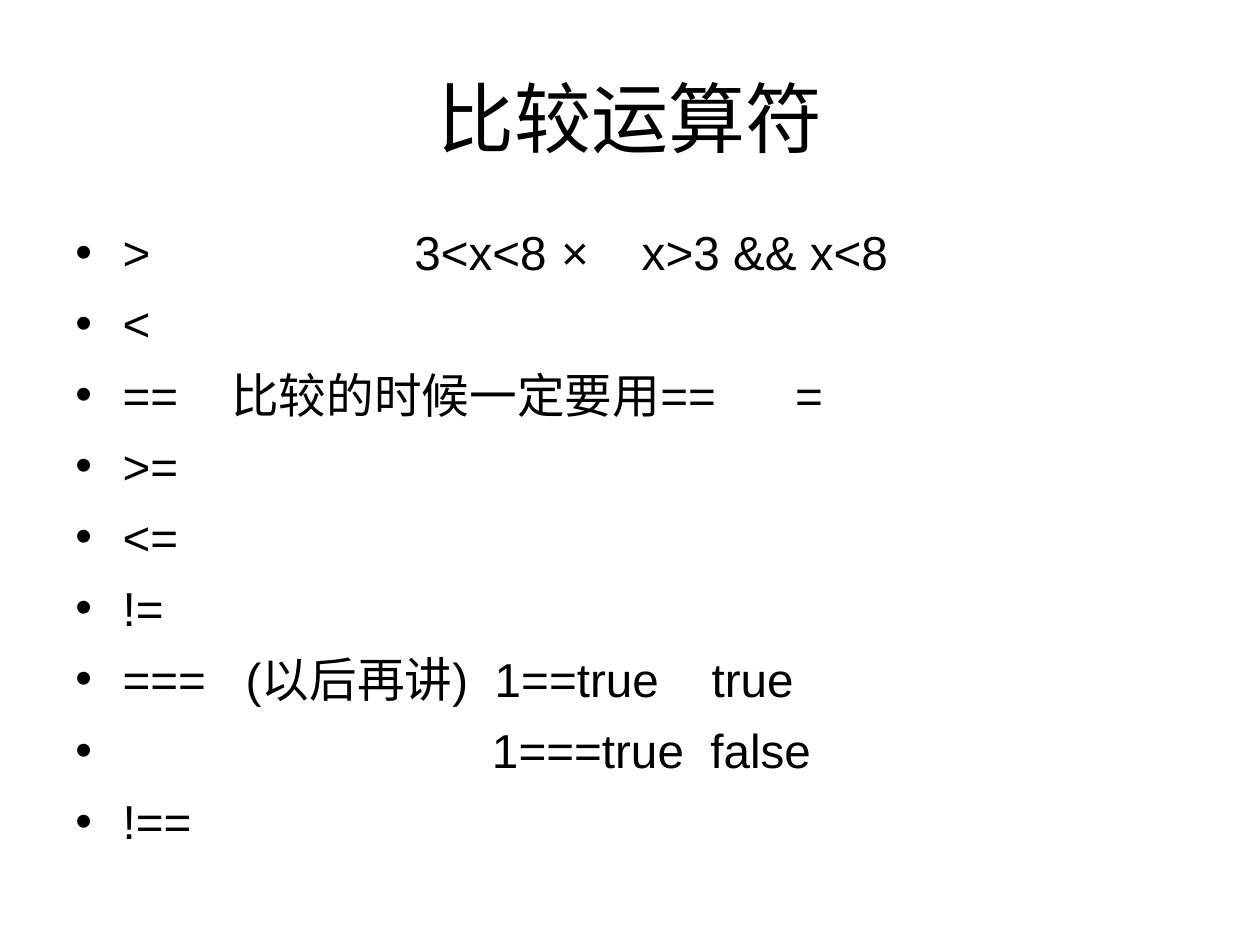
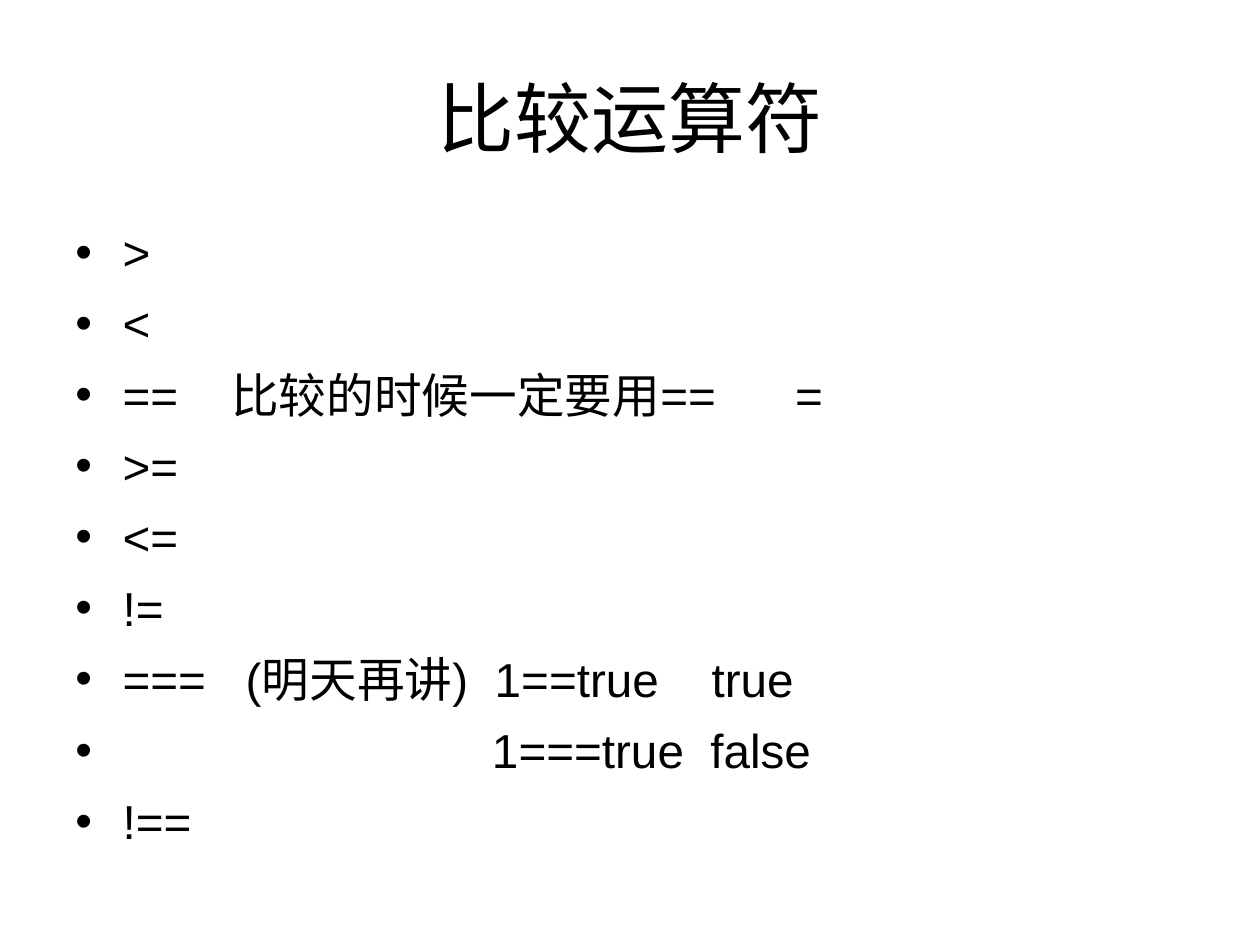
Before and after one commit to cd-vr1class/homework, a slide deck: slide 11 of ppt/7-7js输入输出语句、运算符.ppt (slide 7 before the commit). Drawn at 1260x945 pixels with LibreOffice and Linux fonts; fonts in the diff are those of the drawing. Boxes give left, top, right and bottom in pixels: in the first picture for what was removed or moved away, otherwise in the second. Text is boxed around its words. In the diff, an @@ line names an element or a change of style, - is before the commit and + after.

```diff
--- a/ppt/7-7js输入输出语句、运算符.ppt
+++ b/ppt/7-7js输入输出语句、运算符.ppt
@@ text at (414,236,888,271): text changed @@
-• > 3<x<8 × x>3 && x<8
+• >
@@ text at (246,659,794,706): text changed @@
-• === (以后再讲) 1==true true
+• === (明天再讲) 1==true true
```
Also in this commit, not shown: 4 other slides changed, 4 slides added, 3 slides removed, 2 other files.
